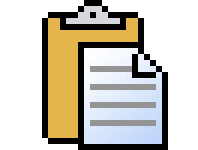
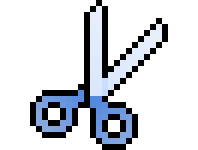
Revision of a layered w=198, h=150 image; what changed, layer by layer:
renamed "Layer 34" to "Paste Icon", hid it over (x1=42, y1=0, x2=168, y2=150)
added layer "Cut Icon" above "Rotate Left Icon" over (x1=30, y1=0, x2=168, y2=150)
